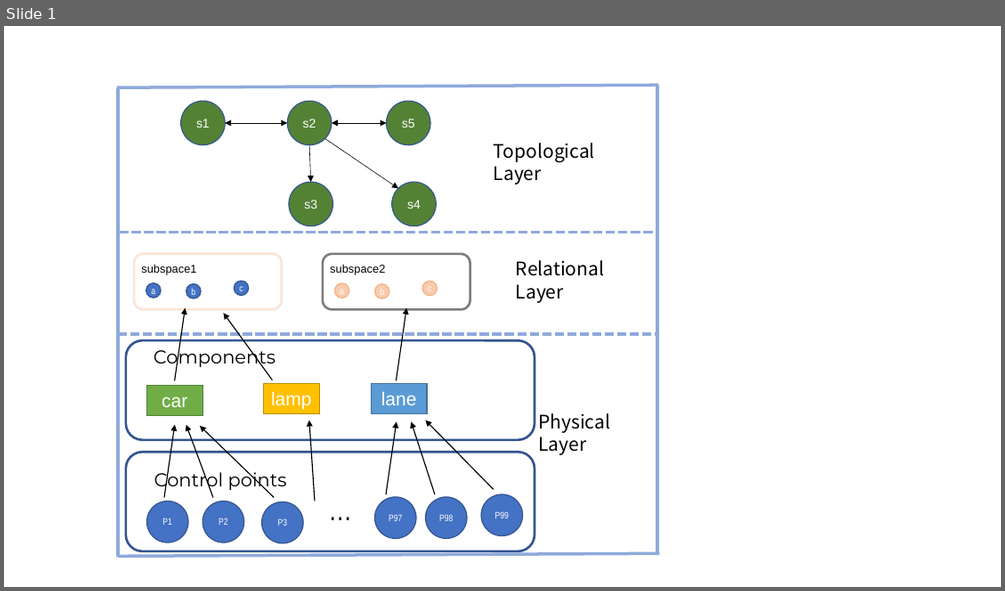
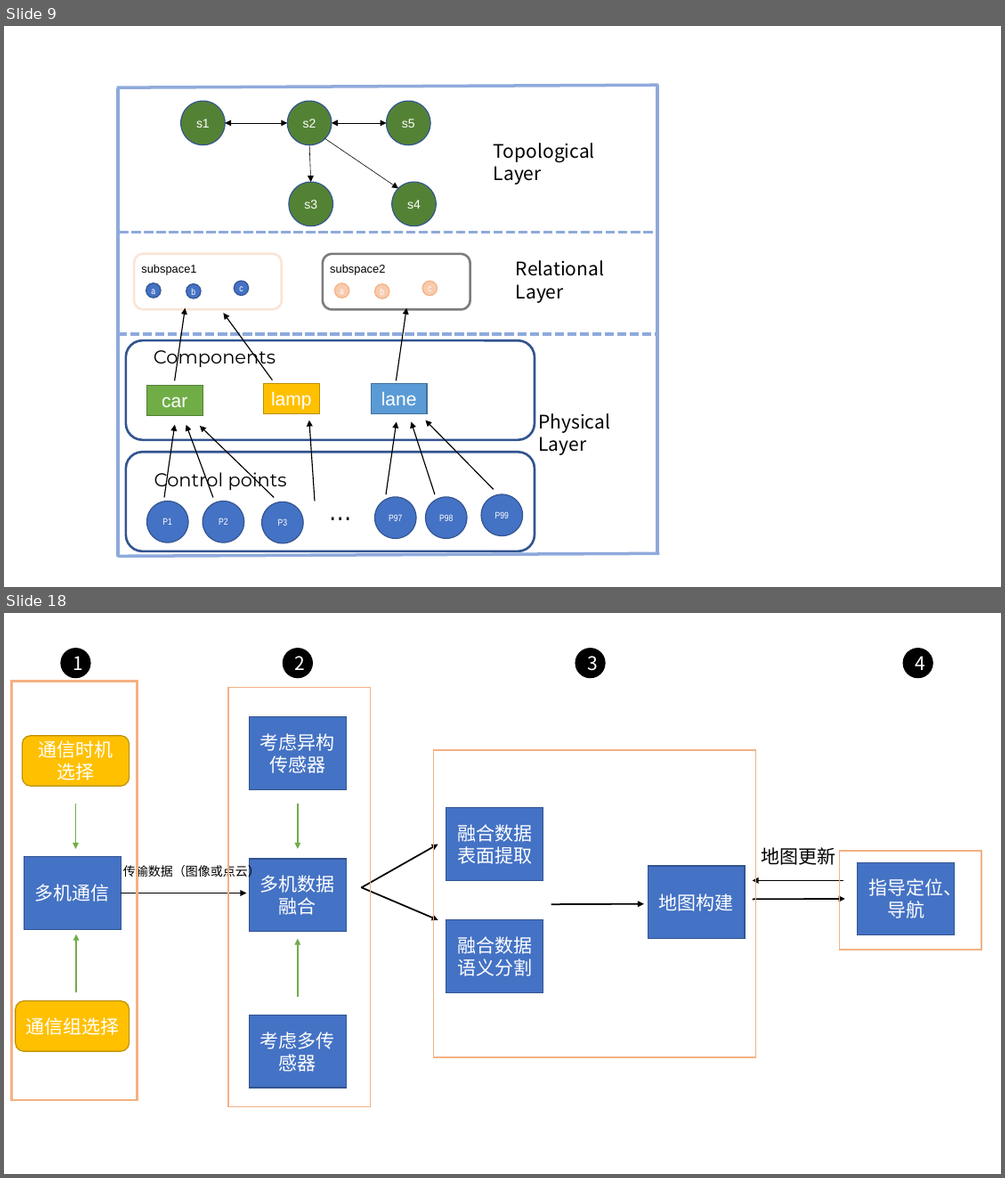
Before and after one commit to Kyrie11/hierarchicalMap, a slide deck: images.pptx. Shown one above the other, each under a label of ours: slide 1 before the commit, slides 9 and 18 after it; the slides between them are not shown. The pictures are 1005x591 and 1005x1178 pixels, drawn with LibreOffice and Linux fonts; fonts in the diff are those of the drawing. Boxes give left, top, right and bottom in pixels: in the first picture for what was removed or moved away, otherwise in the second. Text is boxed around its words. In the diff, an @@ line names an element or a change of style, - is before the commit and + after.

```diff
--- a/images.pptx
+++ b/images.pptx
@@ slide 18 added at (x1=4, y1=613, x2=1001, y2=1174), background #FFFFFF @@
@@ ellipse added at (x1=61, y1=648, x2=90, y2=677), fill #000000, outline #000000 1 pt, 18 pt, text #FFFFFF @@
+1
@@ ellipse added at (x1=283, y1=648, x2=312, y2=677), fill #000000, outline #000000 1 pt, 18 pt, text #FFFFFF @@
+2
@@ ellipse added at (x1=575, y1=648, x2=605, y2=677), fill #000000, outline #000000 1 pt, 18 pt, text #FFFFFF @@
+3
@@ ellipse added at (x1=904, y1=648, x2=933, y2=677), fill #000000, outline #000000 1 pt, 18 pt, text #FFFFFF @@
+4
@@ rectangle added at (x1=11, y1=681, x2=138, y2=1101), outline #F4B183 2.25 pt @@
@@ rectangle added at (x1=228, y1=688, x2=370, y2=1107), outline #F4B183 1.5 pt @@
@@ rectangle added at (x1=250, y1=717, x2=347, y2=789), fill #4472C4, outline #325491 1 pt, 18 pt, text #FFFFFF @@
+考虑异构传感器
@@ rounded rectangle added at (x1=22, y1=736, x2=129, y2=786), fill #FFC000, outline #BD8E00 1 pt, 18 pt, text #FFFFFF @@
+通信时机选择
@@ rectangle added at (x1=433, y1=751, x2=755, y2=1058), outline #F4B183 1.5 pt @@
@@ arrow added from (76, 803) to (76, 849), #70AD47 1.5 pt @@
@@ arrow added from (298, 803) to (298, 849), #70AD47 1.5 pt @@
@@ rectangle added at (x1=446, y1=808, x2=543, y2=881), fill #4472C4, outline #325491 1 pt, 18 pt, text #FFFFFF @@
+融合数据表面提取
@@ arrow added from (362, 887) to (437, 844), #000000 1.5 pt @@
@@ text added at (x1=761, y1=847, x2=836, y2=865), 18 pt, text #000000 @@
+地图更新
@@ rectangle added at (x1=840, y1=851, x2=980, y2=949), outline #F4B183 1.5 pt @@
@@ rectangle added at (x1=24, y1=857, x2=121, y2=929), fill #4472C4, outline #325491 1 pt, 18 pt, text #FFFFFF @@
+多机通信
@@ text added at (x1=123, y1=864, x2=260, y2=880), 12 pt, text #000000 @@
+传输数据（图像或点云）
@@ rectangle added at (x1=250, y1=859, x2=347, y2=932), fill #4472C4, outline #325491 1 pt, 18 pt, text #FFFFFF @@
+多机数据融合
@@ rectangle added at (x1=647, y1=866, x2=745, y2=938), fill #4472C4, outline #325491 1 pt, 18 pt, text #FFFFFF @@
+地图构建
@@ rectangle added at (x1=858, y1=863, x2=955, y2=935), fill #4472C4, outline #325491 1 pt, 18 pt, text #FFFFFF @@
+指导定位、导航
@@ arrow added from (121, 892) to (246, 892), #000000 1.5 pt @@
@@ arrow added from (362, 887) to (437, 920), #000000 1.5 pt @@
@@ arrow added from (551, 904) to (644, 904), #000000 1.5 pt @@
@@ arrow added from (752, 900) to (845, 899), #000000 1.5 pt @@
@@ arrow added from (843, 881) to (752, 881), #000000 1.5 pt @@
@@ rectangle added at (x1=446, y1=920, x2=543, y2=993), fill #4472C4, outline #325491 1 pt, 18 pt, text #FFFFFF @@
+融合数据语义分割
@@ arrow added from (77, 993) to (77, 934), #70AD47 1.5 pt @@
@@ arrow added from (298, 997) to (298, 938), #70AD47 1.5 pt @@
@@ rounded rectangle added at (x1=16, y1=1001, x2=129, y2=1051), fill #FFC000, outline #BD8E00 1 pt, 18 pt, text #FFFFFF @@
+通信组选择
@@ rectangle added at (x1=250, y1=1015, x2=347, y2=1088), fill #4472C4, outline #325491 1 pt, 18 pt, text #FFFFFF @@
+考虑多传感器
@@ what was slide 1 is now slide 9 @@
```
Also in this commit, not shown: 1 slide changed, 16 other slides added, 2 other files.
